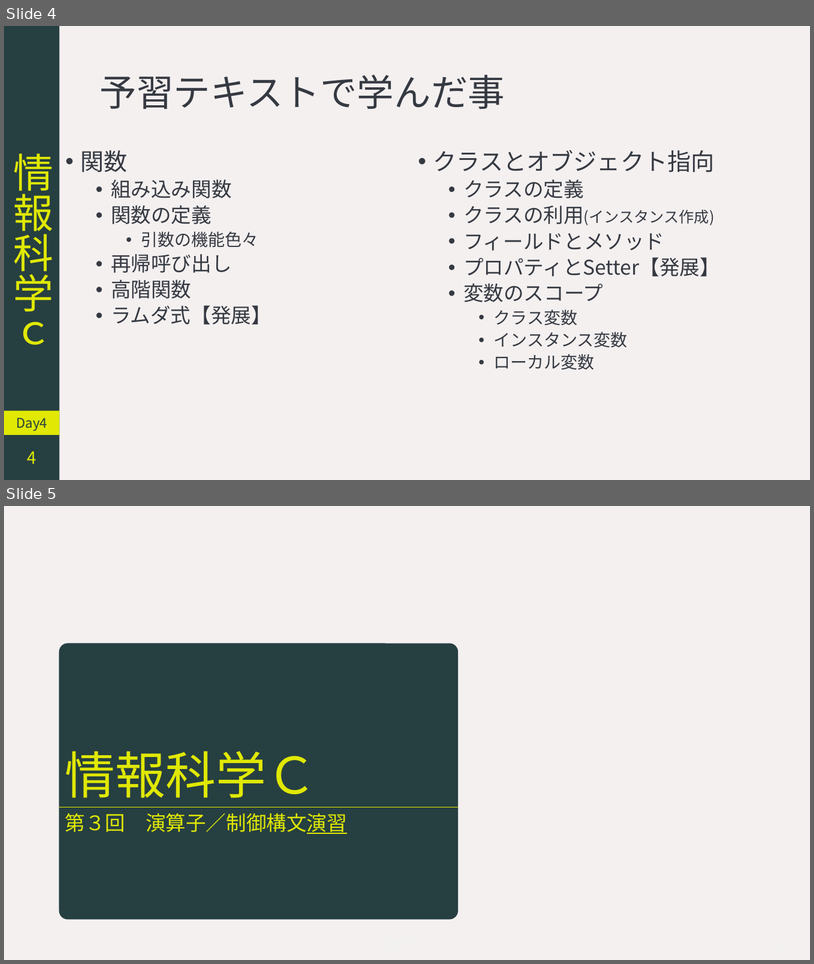
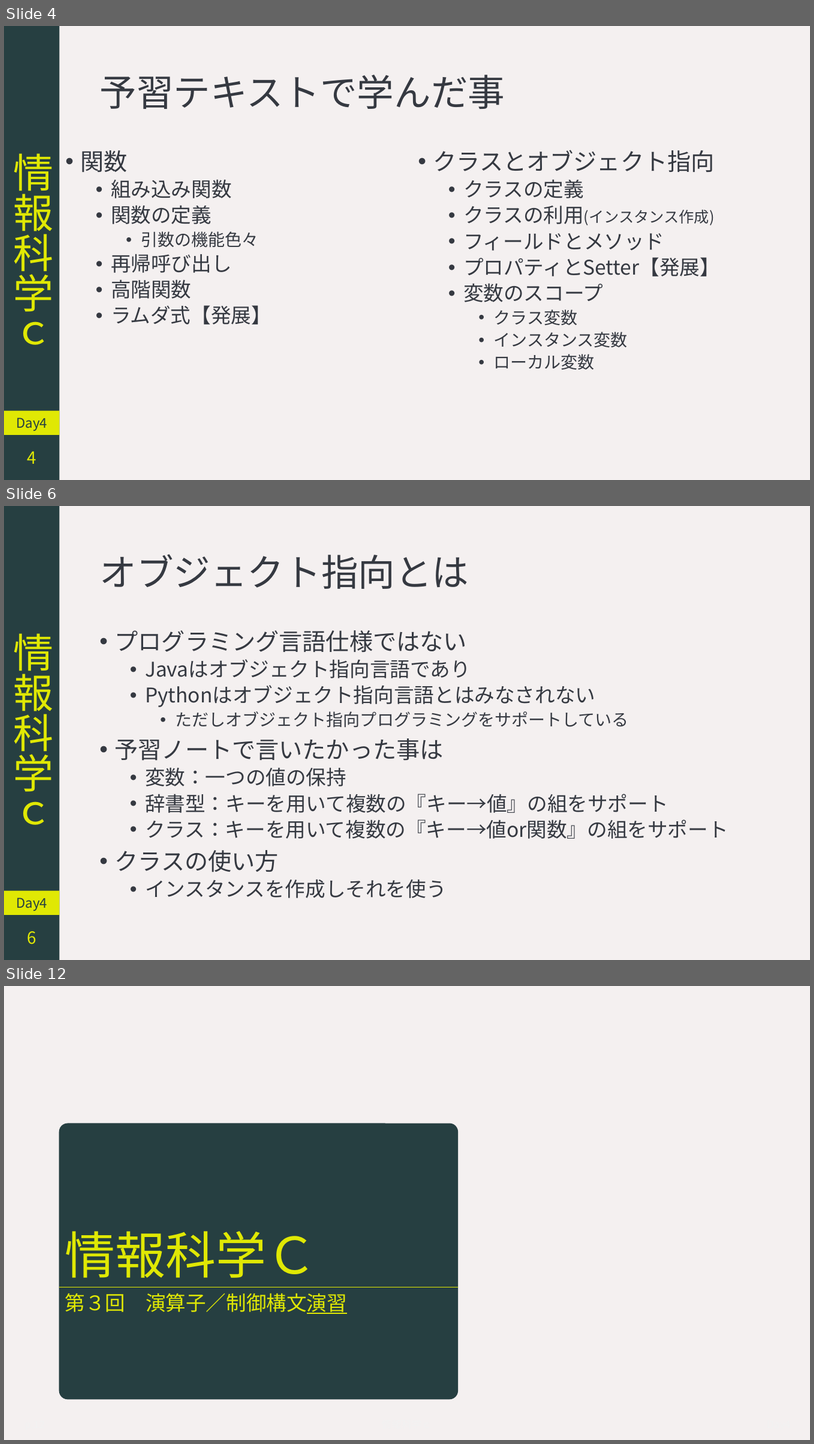
Before and after one commit to YokoyamaLab/PythonBasics, a slide deck: slides/computerScience_day4.pptx. Shown one above the other, each under a label of ours: slides 4 and 5 before the commit, slides 4, 6 and 12 after it; the slides between them are not shown. The pictures are 814x964 and 814x1444 pixels, drawn with LibreOffice and Linux fonts; fonts in the diff are those of the drawing. Boxes give left, top, right and bottom in pixels: in the first picture for what was removed or moved away, otherwise in the second. Text is boxed around its words. In the diff, an @@ line names an element or a change of style, - is before the commit and + after.

```diff
--- a/slides/computerScience_day4.pptx
+++ b/slides/computerScience_day4.pptx
@@ slide 6 added at <box>4,506,810,960</box>, background #F4F0F0 @@
@@ rectangle added at <box>4,506,60,960</box>, fill #263F41, 48 pt, text #E0E804 @@
+情報科学ｃ
@@ title added at <box>99,554,469,589</box>, 44 pt, text #353941 @@
+オブジェクト指向とは
@@ text added at <box>115,630,729,898</box>, 24 pt, text #353941 @@
+• プログラミング言語仕様ではない
+  • Javaはオブジェクト指向言語であり
+  • Pythonはオブジェクト指向言語とはみなされない
+    • ただしオブジェクト指向プログラミングをサポートしている
+• 予習ノートで言いたかった事は
+  • 変数：一つの値の保持
+  • 辞書型：キーを用いて複数の『キー→値』の組をサポート
+  • クラス：キーを用いて複数の『キー→値or関数』の組をサポート
+• クラスの使い方
+  • インスタンスを作成しそれを使う
@@ rectangle added at <box>4,891,60,915</box>, fill #E0E804, 16 pt, text #263F41 @@
+Day4
@@ page number added at <box>27,931,36,944</box>, 20 pt, text #E0E804 @@
+6
@@ what was slide 5 is now slide 12 @@
```
Also in this commit, not shown: 5 slides changed, 6 other slides added, 2 other files.
